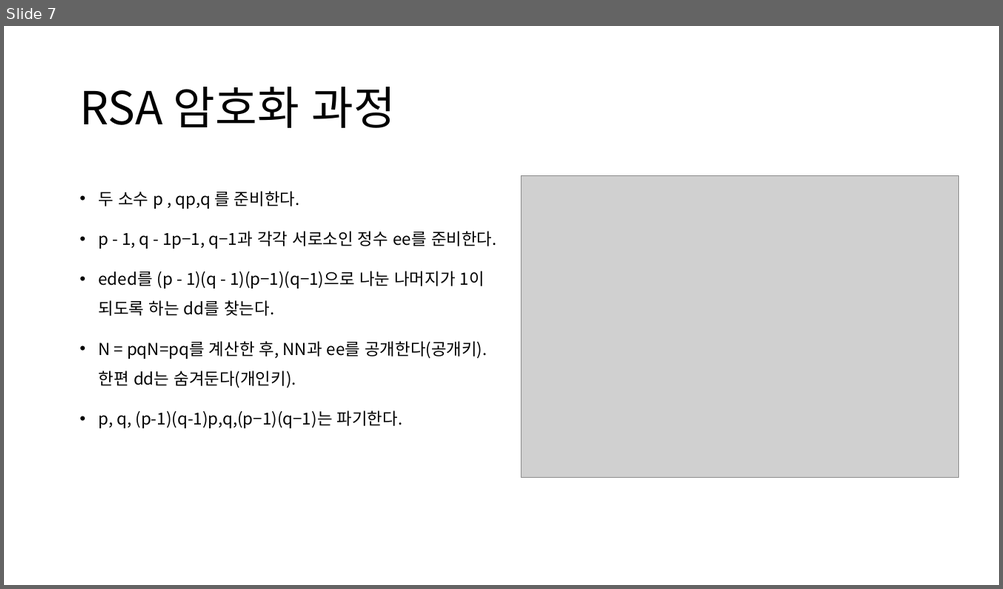
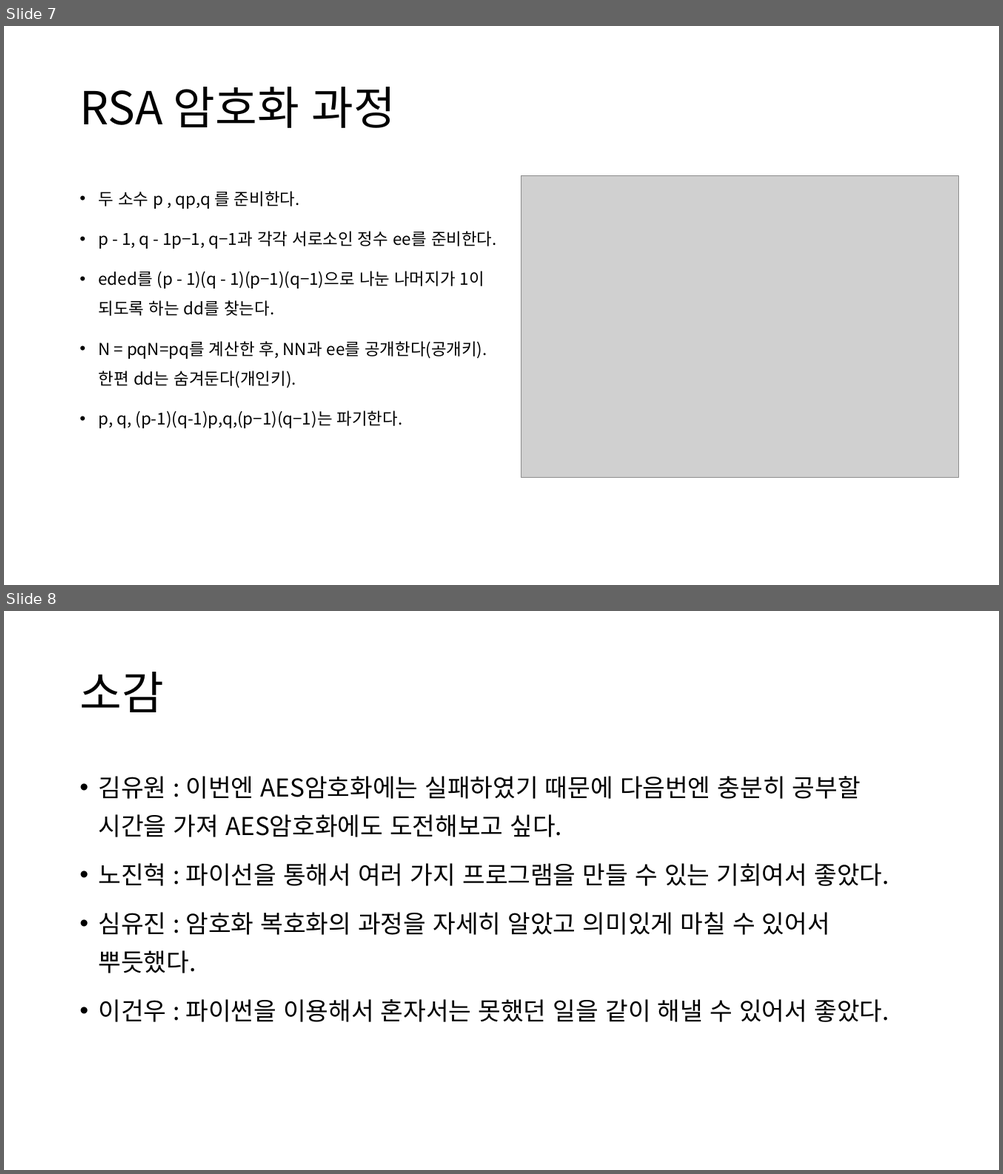
Before and after one commit to alphaday11/-, a slide deck: 정보 피피티.pptx. Shown one above the other, each under a label of ours: slide 7 before the commit, slides 7 and 8 after it. The pictures are 1003x589 and 1003x1174 pixels, drawn with LibreOffice and Linux fonts; fonts in the diff are those of the drawing; grey boxes stand for pictures. Boxes give left, top, right and bottom in pixels: in the first picture for what was removed or moved away, otherwise in the second. Text is boxed around its words. In the diff, an @@ line names an element or a change of style, - is before the commit and + after.

```diff
--- a/정보 피피티.pptx
+++ b/정보 피피티.pptx
@@ slide 8 added at [4,611,999,1170], background #FFFFFF @@
@@ title added at [79,672,163,712], 44 pt, text #000000 @@
+소감
@@ text added at [99,776,889,1022], 23.8 pt, text #000000 @@
+• 김유원 : 이번엔 AES암호화에는 실패하였기 때문에 다음번엔 충분히 공부할 시간을 가져 AES암호화에도 도전해보고 싶다.
+• 노진혁 : 파이선을 통해서 여러 가지 프로그램을 만들 수 있는 기회여서 좋았다.
+• 심유진 : 암호화 복호화의 과정을 자세히 알았고 의미있게 마칠 수 있어서 뿌듯했다.
+• 이건우 : 파이썬을 이용해서 혼자서는 못했던 일을 같이 해낼 수 있어서 좋았다.
```
Also in this commit, not shown: 1 slide removed.
